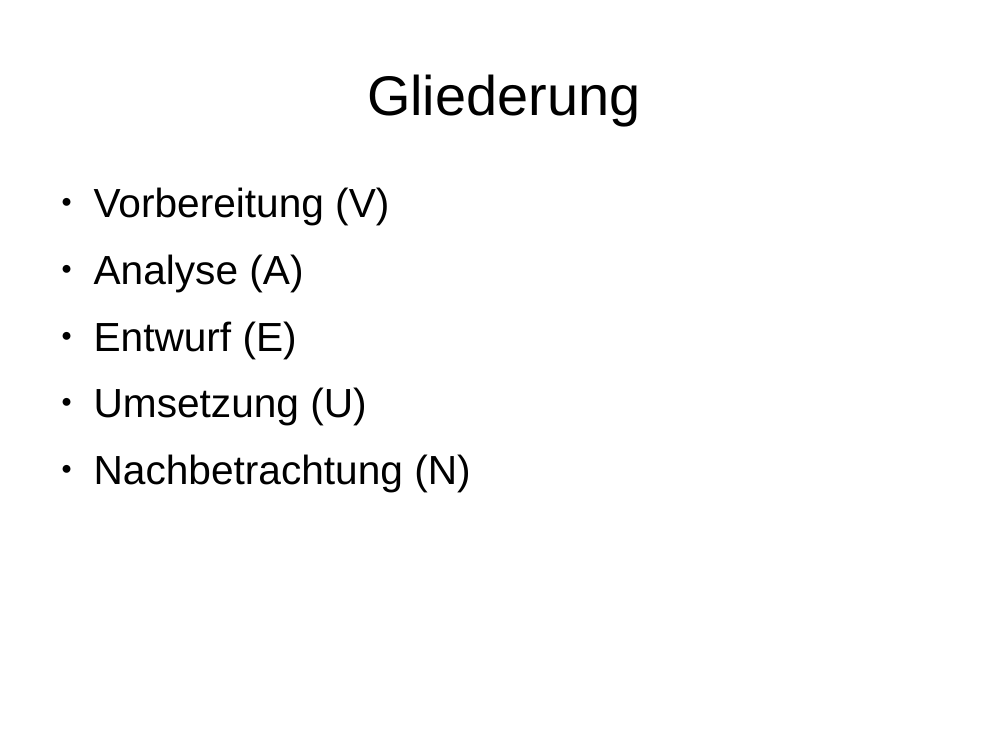
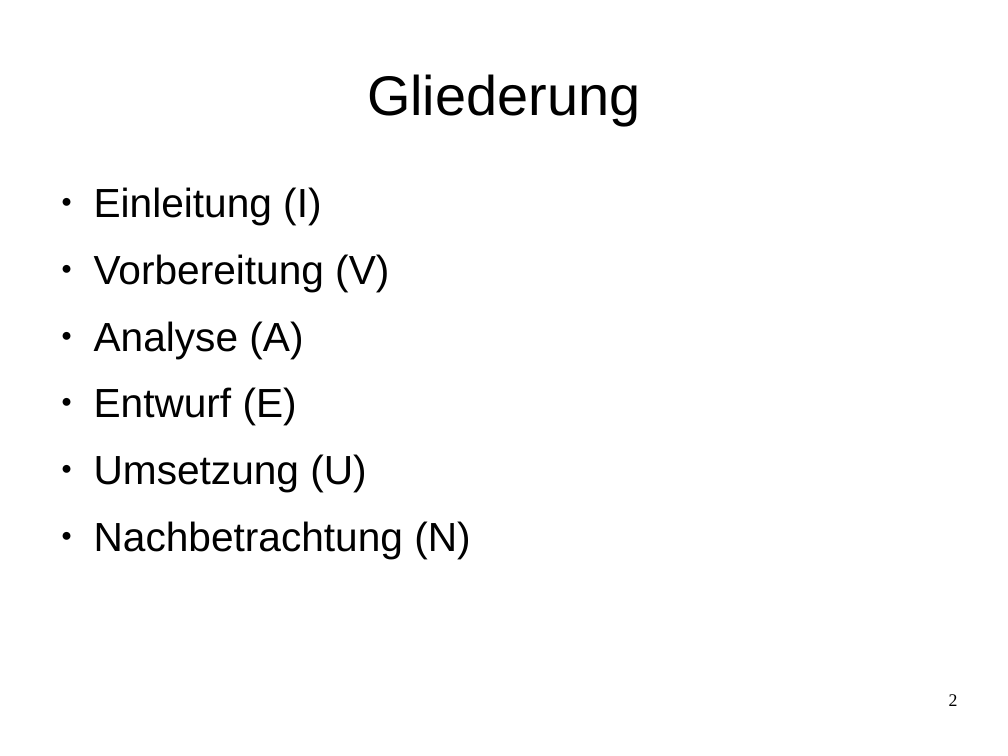
Before and after one commit to janhelmle/weiterbildung_fachinformatiker_ihk_projektantrag, a slide deck: slide 2 of praesentation/presentation_v1.odp. Drawn at 1008x756 pixels with LibreOffice and Linux fonts; fonts in the diff are those of the drawing. Boxes give left, top, right and bottom in pixels: in the first picture for what was removed or moved away, otherwise in the second. Text is boxed around its words. In the diff, an @@ line names an element or a change of style, - is before the commit and + after.

```diff
--- a/praesentation/presentation_v1.odp
+++ b/praesentation/presentation_v1.odp
@@ text at [94, 187, 321, 225]: paragraph added @@
+● Einleitung (I)
@@ page number added at [949, 694, 958, 706], 14 pt, text #000000 @@
+2
```
Also in this commit, not shown: 16 other slides changed, 2 other files.
